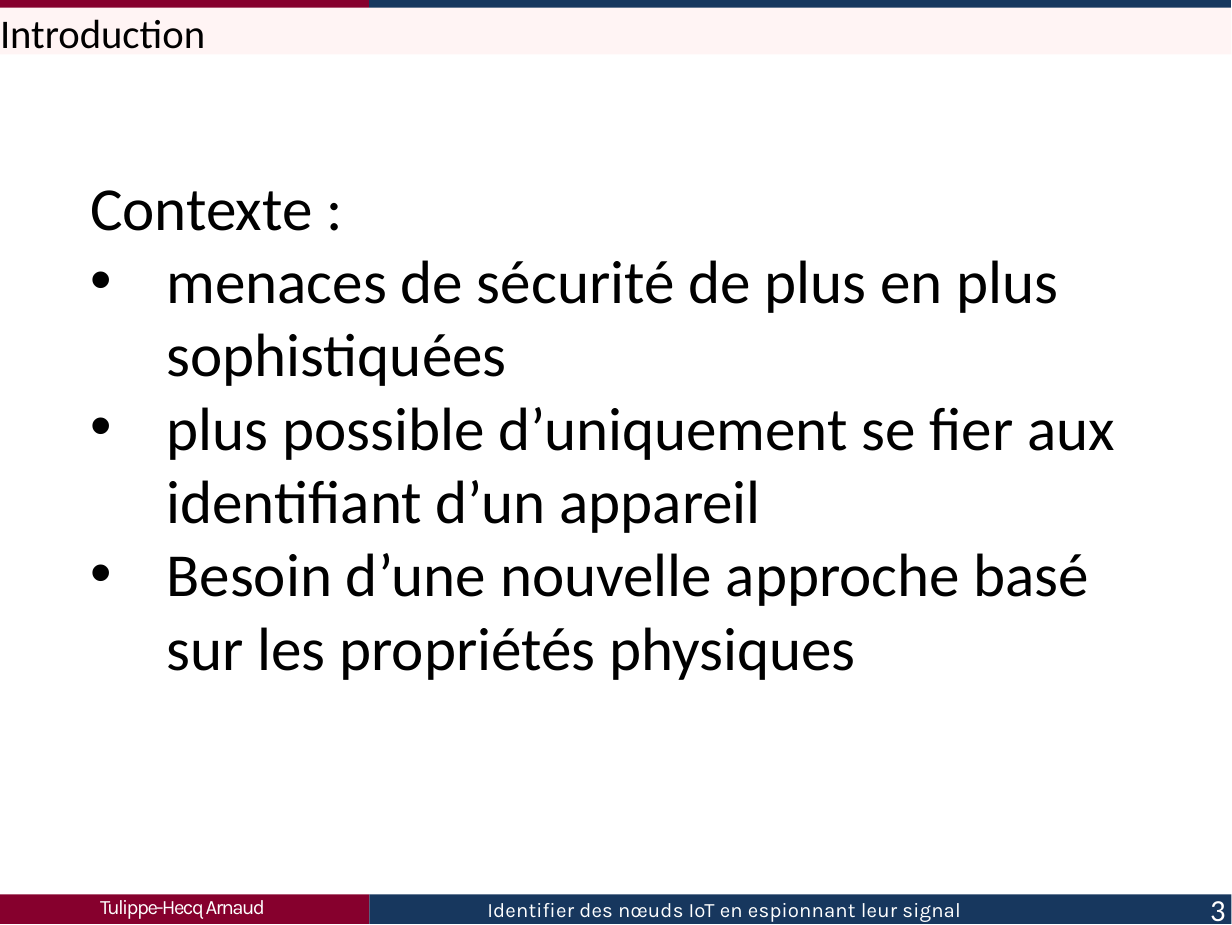
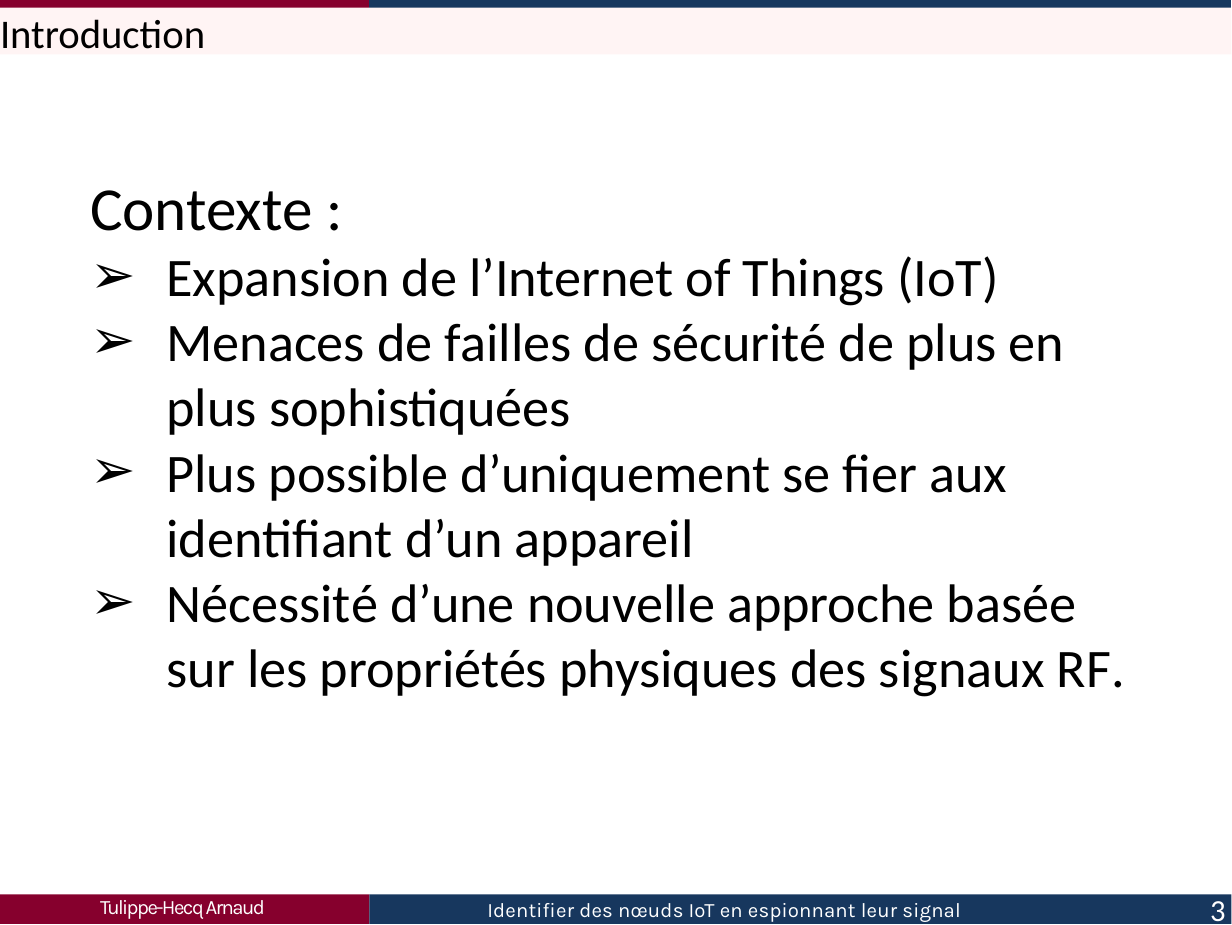
Before and after one commit to Arnaud458/TFE2023, a slide deck: slide 3 of présentation.pptx. Drawn at 1232x925 pixels with LibreOffice and Linux fonts; fonts in the diff are those of the drawing. Boxes give left, top, right and bottom in pixels: in the first picture for what was removed or moved away, otherwise in the second. Text is boxed around its words. In the diff, an @@ line names an element or a change of style, - is before the commit and + after.

```diff
--- a/présentation.pptx
+++ b/présentation.pptx
@@ text at (167,256,1125,697): text changed; size 18 to 16 pt @@
-• menaces de sécurité de plus en plus sophistiquées
-• plus possible d’uniquement se fier aux identifiant d’un appareil
-• Besoin d’une nouvelle approche basé sur les propriétés physiques
+➢ Expansion de l’Internet of Things (IoT)
+➢ Menaces de failles de sécurité de plus en plus sophistiquées
+➢ Plus possible d’uniquement se fier aux identifiant d’un appareil
+➢ Nécessité d’une nouvelle approche basée sur les propriétés physiques des signaux RF.
```
Also in this commit, not shown: 11 other slides changed, 2 other files.
